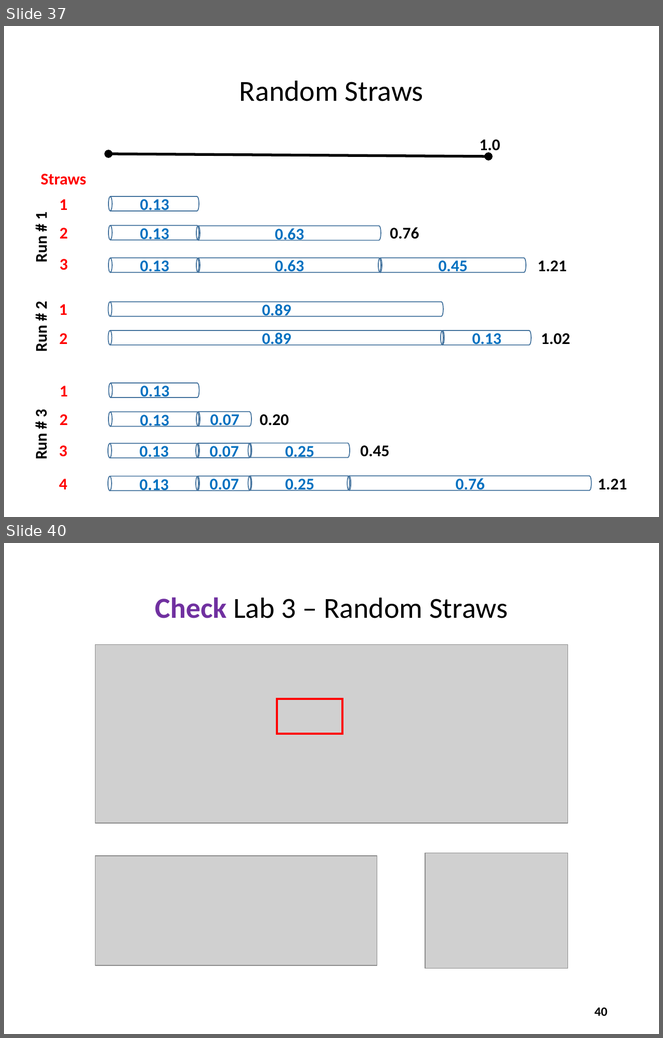
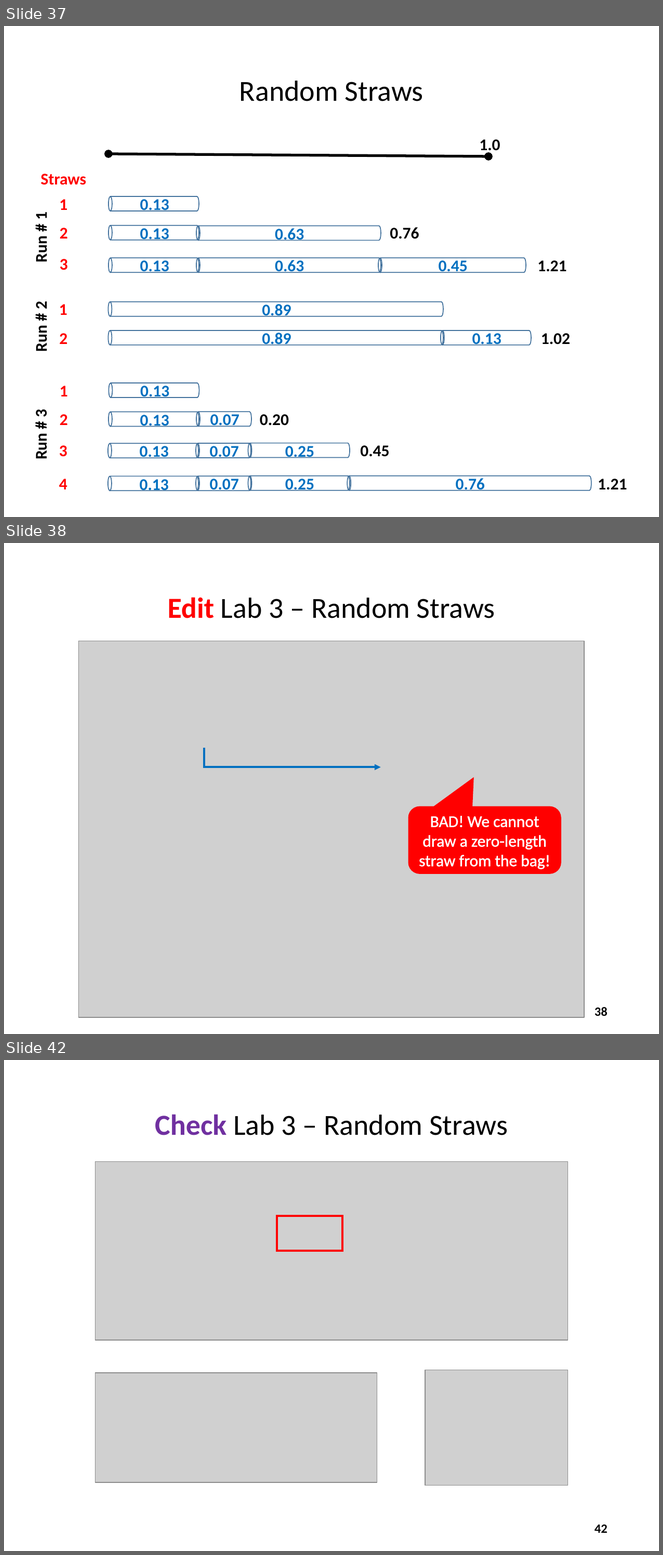
Before and after one commit to dbiersach/scicomp301-cpp-linux, a slide deck: session06/Session 06 - Statistics, Euler Line.pptx. Shown one above the other, each under a label of ours: slides 37 and 40 before the commit, slides 37, 38 and 42 after it; the slides between them are not shown. The pictures are 663x1038 and 663x1555 pixels, drawn with LibreOffice and Linux fonts; fonts in the diff are those of the drawing; grey boxes stand for pictures. Boxes give left, top, right and bottom in pixels: in the first picture for what was removed or moved away, otherwise in the second. Text is boxed around its words. In the diff, an @@ line names an element or a change of style, - is before the commit and + after.

```diff
--- a/session06/Session 06 - Statistics, Euler Line.pptx
+++ b/session06/Session 06 - Statistics, Euler Line.pptx
@@ slide 38 added at [4, 543, 659, 1034], background #FFFFFF @@
@@ title added at [168, 597, 495, 618], 32 pt, text #000000 @@
+Edit Lab 3 – Random Straws
@@ picture added at [79, 641, 584, 1018] @@
@@ elbow arrow added from (205, 747) to (380, 767), #0070C0 2.25 pt @@
@@ picture added at [380, 754, 540, 780] @@
@@ rounded speech box added at [409, 807, 561, 874], fill #FF0000, outline #FF0000 1 pt, 18 pt, text #FFFFFF @@
+BAD! We cannot draw a zero-length straw from the bag!
@@ page number added at [595, 1007, 608, 1017], 14 pt, text #000000, bold @@
+38
@@ what was slide 40 is now slide 42 @@
@@ page number at [595, 1525, 608, 1533]: text changed @@
-40
+42
```
Also in this commit, not shown: 5 slides changed, 1 other slide added, 3 other files.
